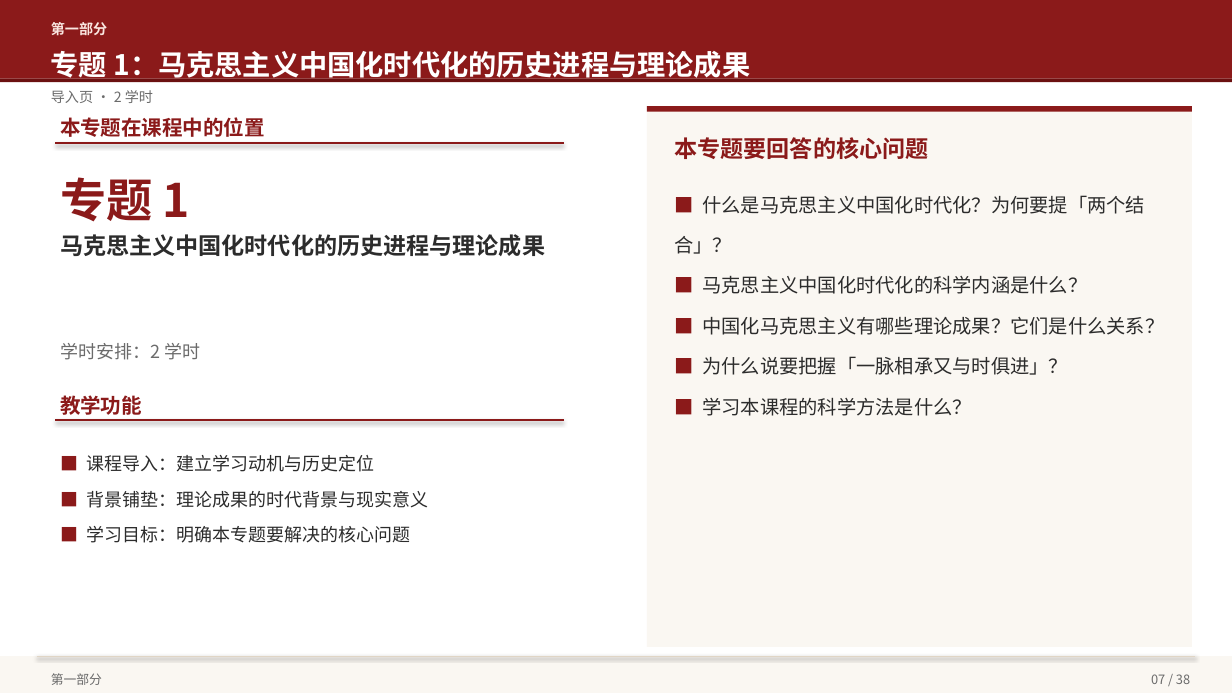
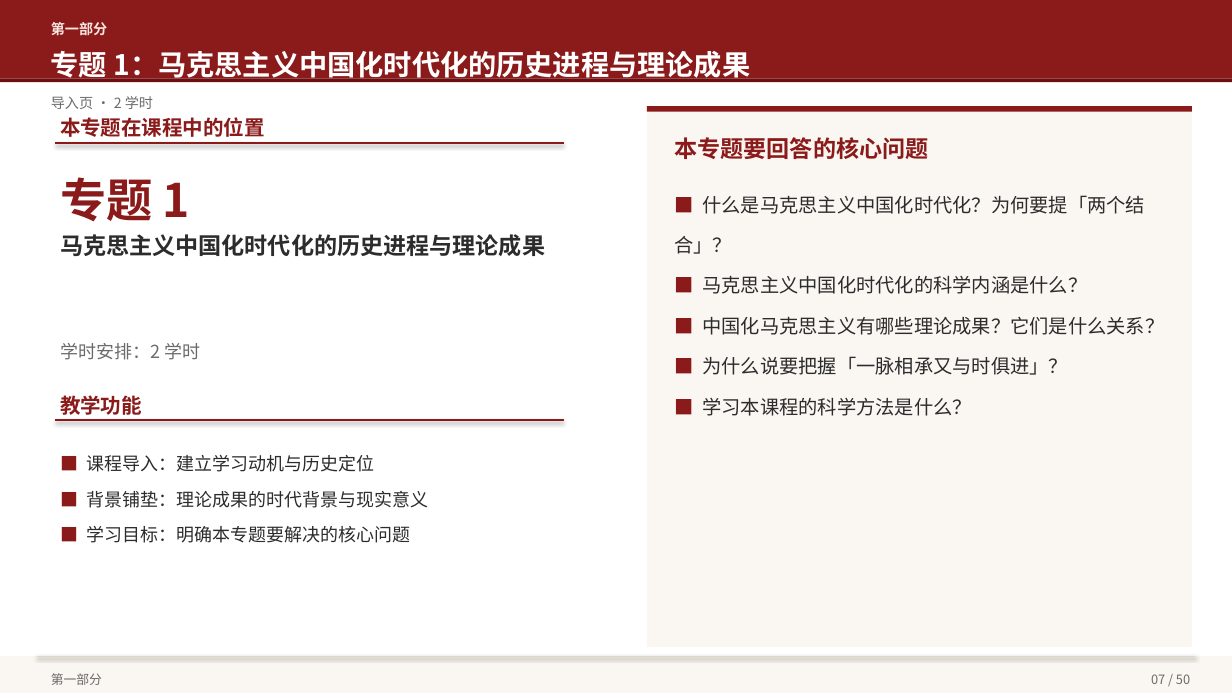
Before and after one commit to hsy358/obsidian-vault, a slide deck: slide 7 of 03-资源/PPT/毛泽东思想和中国特色社会主义理论体系概论 教学大纲概览.pptx. Drawn at 1232x693 pixels with LibreOffice and Linux fonts; fonts in the diff are those of the drawing. Boxes give left, top, right and bottom in pixels: in the first picture for what was removed or moved away, otherwise in the second. Text is boxed around its words. In the diff, an @@ line names an element or a change of style, - is before the commit and + after.

```diff
--- a/03-资源/PPT/毛泽东思想和中国特色社会主义理论体系概论 教学大纲概览.pptx
+++ b/03-资源/PPT/毛泽东思想和中国特色社会主义理论体系概论 教学大纲概览.pptx
@@ text "导入页 · 2 学时": place and size @@
-text "导入页 · 2 学时" at (51,90,153,103)
+text "导入页 · 2 学时" at (51,96,153,109)
@@ text at (1151,674,1190,684): text changed @@
-07 / 38
+07 / 50
```
Also in this commit, not shown: 37 other slides changed, 13 slides added.
